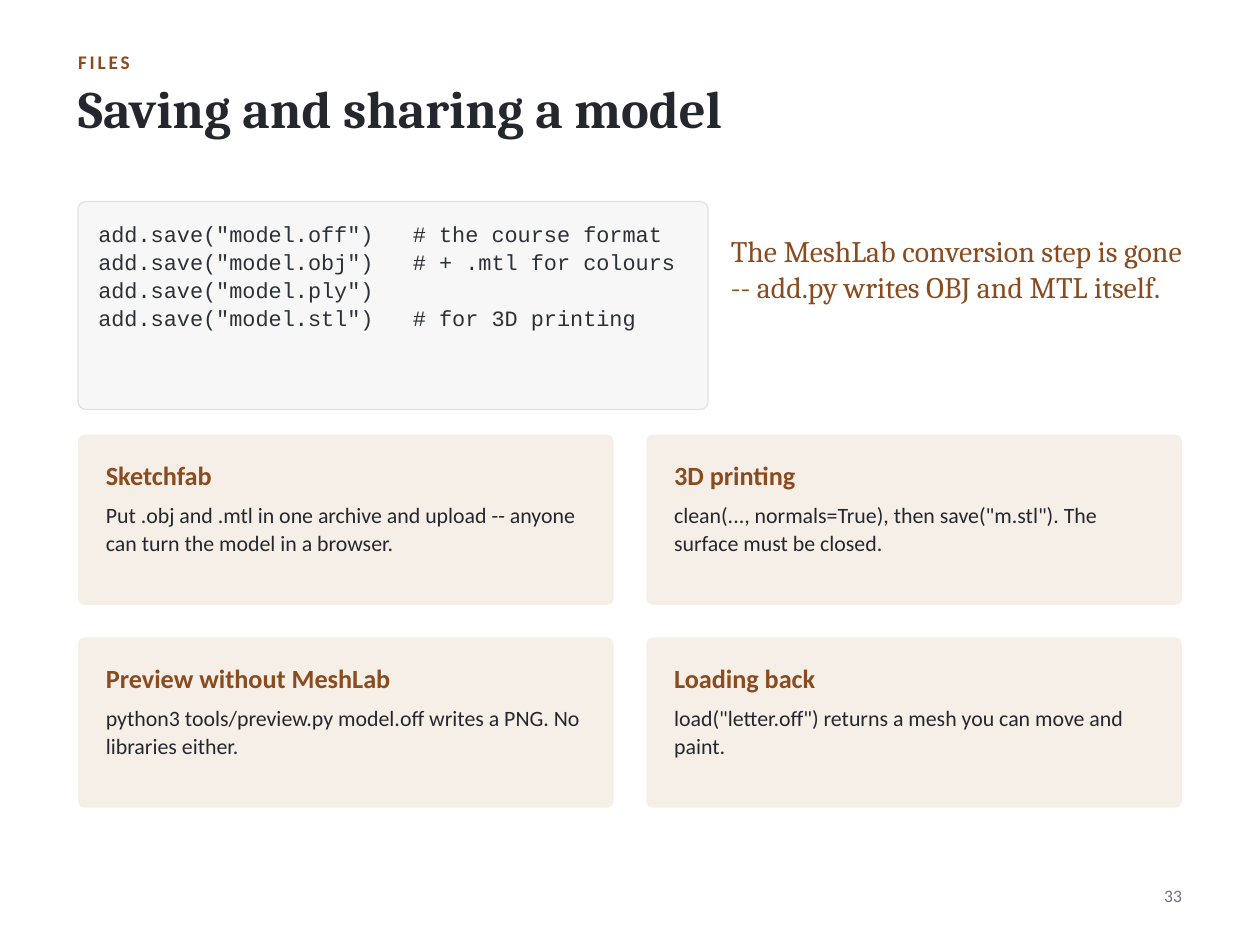
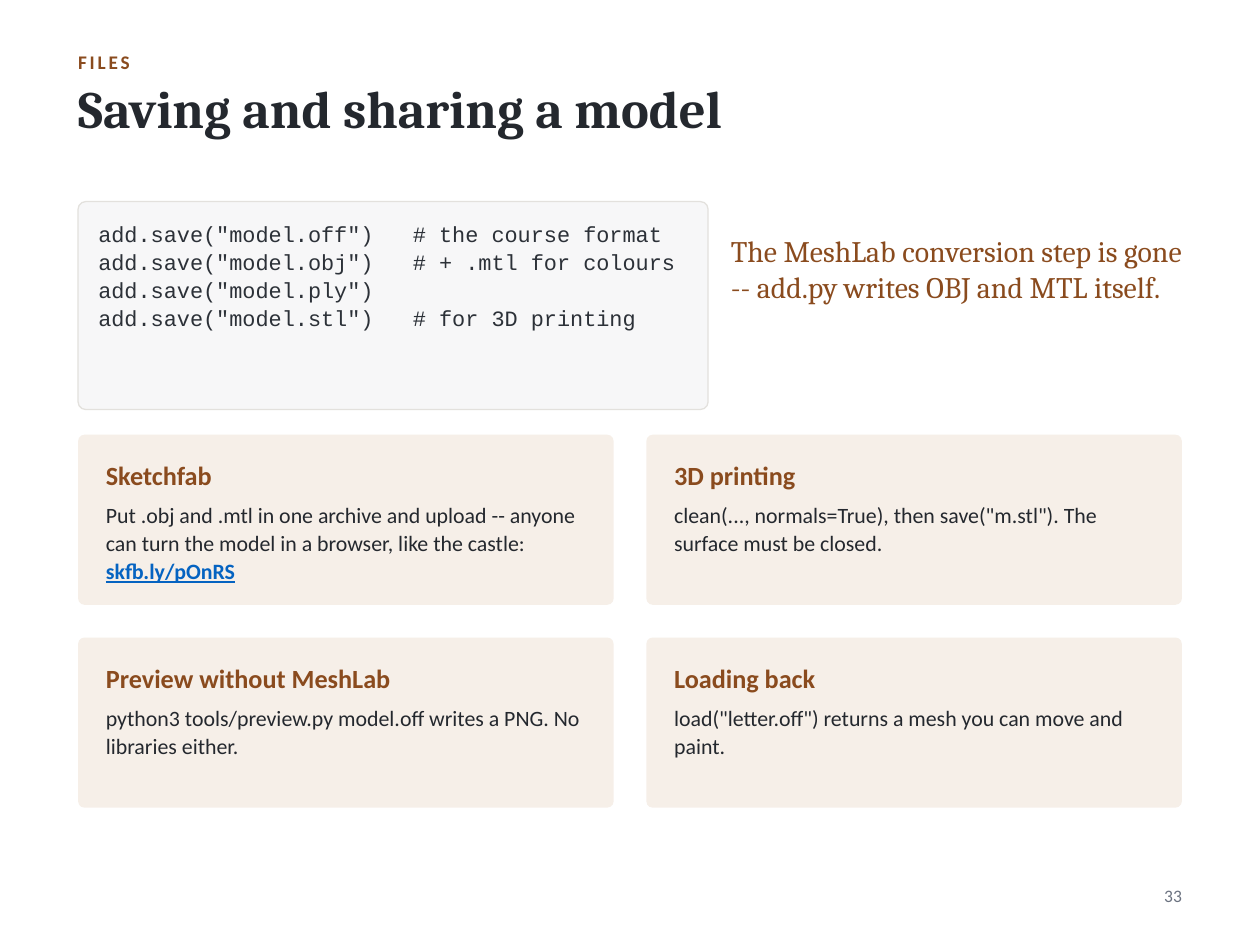
Before and after one commit to akatasis/add3d, a slide deck: slide 34 of slides/add_py_2026_en.pptx. Drawn at 1260x945 pixels with LibreOffice and Linux fonts; fonts in the diff are those of the drawing. Boxes give left, top, right and bottom in pixels: in the first picture for what was removed or moved away, otherwise in the second. Text is boxed around its words. In the diff, an @@ line names an element or a change of style, - is before the commit and + after.

```diff
--- a/slides/add_py_2026_en.pptx
+++ b/slides/add_py_2026_en.pptx
@@ text at <box>106,507,575,583</box>: text changed @@
-Put .obj and .mtl in one archive and upload -- anyone can turn the model in a browser.
+Put .obj and .mtl in one archive and upload -- anyone can turn the model in a browser, like the castle: skfb.ly/pOnRS
```
Also in this commit, not shown: 1 other slide changed, 12 other files.
